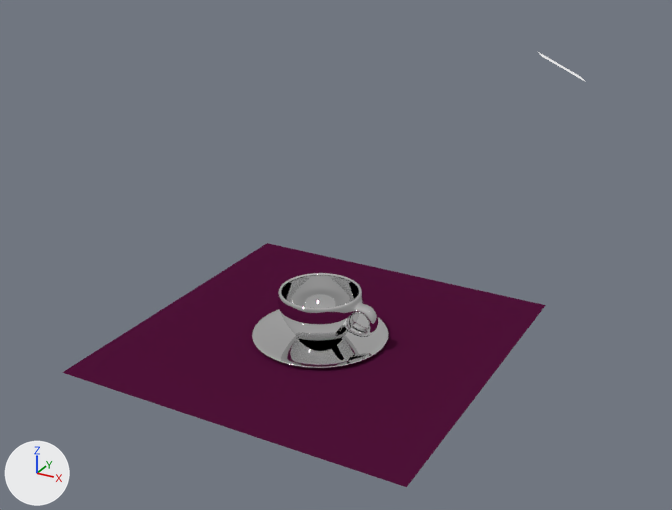
Two versions of the Blender file coffee cup.blend, one commit apart.
The view is the same before and after, from a 50 mm lens placed at (9.25, -16.09, 10.11), pointed at (0.71, -0.56, 2.34). The axes (+X, +Y, +Z) are drawn at lower left. The lights are the same throughout.

The older version as bpy lines, for what is in view:
```python
me_circle = bpy.data.meshes.new('Circle')
me_circle.from_pydata(...)  # 186 vertices, 192 faces; spans x -1.49..0.95, y -1.0..1.0, z -1.15..0.01
me_circle.polygons.foreach_set('use_smooth', [True] * 192)
me_circle.materials.append(mat_chrome)
me_circle_001 = bpy.data.meshes.new('Circle.001')
me_circle_001.from_pydata(...)  # 81 vertices, 80 faces; spans x -1.56..1.56, y -1.64..1.64, z -0.07..0.01
me_circle_001.polygons.foreach_set('use_smooth', [True] * 80)
me_circle_001.materials.append(mat_chrome)
me_plane_001 = bpy.data.meshes.new('Plane.001')
me_plane_001.from_pydata([(1.0, -1.0, 0.0), (-1.0, -1.0, 0.0), (1.0, 1.0, 0.0), (-1.0, 1.0, 0.0)], [], [(1, 0, 2, 3)])
me_plane_001.materials.append(mat_light)  # white #e7e7e7
ob_cup = bpy.data.objects.new('Cup', me_circle)
ob_cup.location = (0.0, 0.0, 0.0)
ob_cup.rotation_euler = (0.0, -3.142, 0.0)  # degrees (0, -180, 0)
_m = ob_cup.modifiers.new('Subsurf', 'SUBSURF')
_m.levels = 3
_m.render_levels = 3
ob_plane_001 = bpy.data.objects.new('Plane.001', me_plane_001)
ob_plane_001.location = (4.2, 2.49, 6.05)
ob_plane_001.rotation_euler = (2.653, -0.104, -1.192)  # degrees (152, -6, -68)
ob_plane_001.scale = (0.511, 0.511, 0.511)
ob_saucer = bpy.data.objects.new('Saucer', me_circle_001)
ob_saucer.location = (0.0, 0.0, 0.0)
ob_saucer.rotation_euler = (0.0, -3.142, 0.0)  # degrees (0, -180, 0)
_m = ob_saucer.modifiers.new('Solidify', 'SOLIDIFY')
_m.thickness = -0.0121
_m.edge_crease_inner = 1.0
_m.edge_crease_outer = 1.0
_m.use_even_offset = True
_m.nonmanifold_thickness_mode = 'FIXED'
_m.nonmanifold_merge_threshold = 0.0003
_m = ob_saucer.modifiers.new('Subsurf', 'SUBSURF')
_m.levels = 3
_m.render_levels = 3
# also in view: 'Plane' at (0.0, 0.0, -0.03)
```
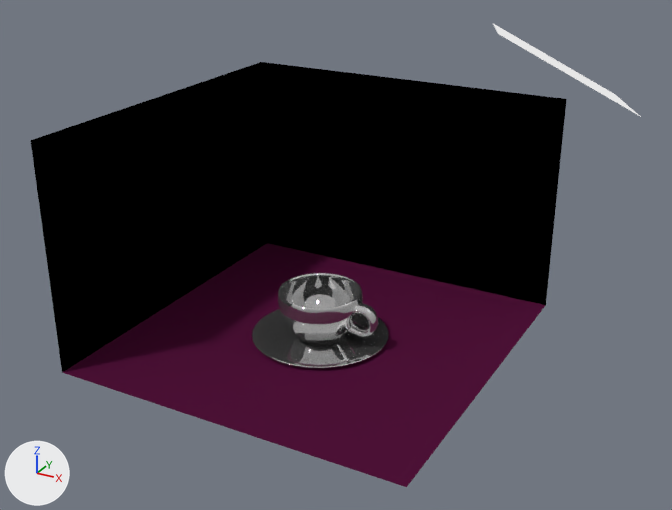
Location of each change, [x1, y1, x2, y2] in pixels of the pictures (672 x 510 px):
```json
{"object": "Plane.003", "change": "added", "after": [31, 62, 567, 372], "on screen": "black"}
{"object": "Plane.001", "change": "rescaled", "before": [538, 52, 586, 82], "after": [493, 24, 641, 117], "on screen": "204% wider, 203% taller"}
```

Scene script edits in JSON lines:
```json
{"op": "add", "block": "mat_material", "code": ["mat_material = diffuse_material('Material')", "mat_material.base_color = (0.0, 0.0, 0.0)  # black #000000"]}
{"op": "add", "block": "me_plane_004", "code": ["me_plane_004 = bpy.data.meshes.new('Plane.004')", "me_plane_004.from_pydata([(-1.0, -1.0, 0.0), (1.0, 1.0, 0.0), (-1.0, 1.0, 0.0), (-1.0, -1.0, 1.27), (1.0, 1.0, 1.27), (-1.0, 1.0, 1.27)], [], [(2, 0, 3, 5), (1, 2, 5, 4)])", "me_plane_004.materials.append(mat_material)  # black #000000"]}
{"op": "set", "path": "ob_plane_001.scale", "old": "(0.511, 0.511, 0.511)", "new": "(1.55, 1.55, 1.55)"}
{"op": "add", "block": "ob_plane_003", "code": ["ob_plane_003 = bpy.data.objects.new('Plane.003', me_plane_004)", "ob_plane_003.location = (0.0, 0.0, -0.03)", "ob_plane_003.scale = (3.98, 3.98, 3.98)"]}
```
